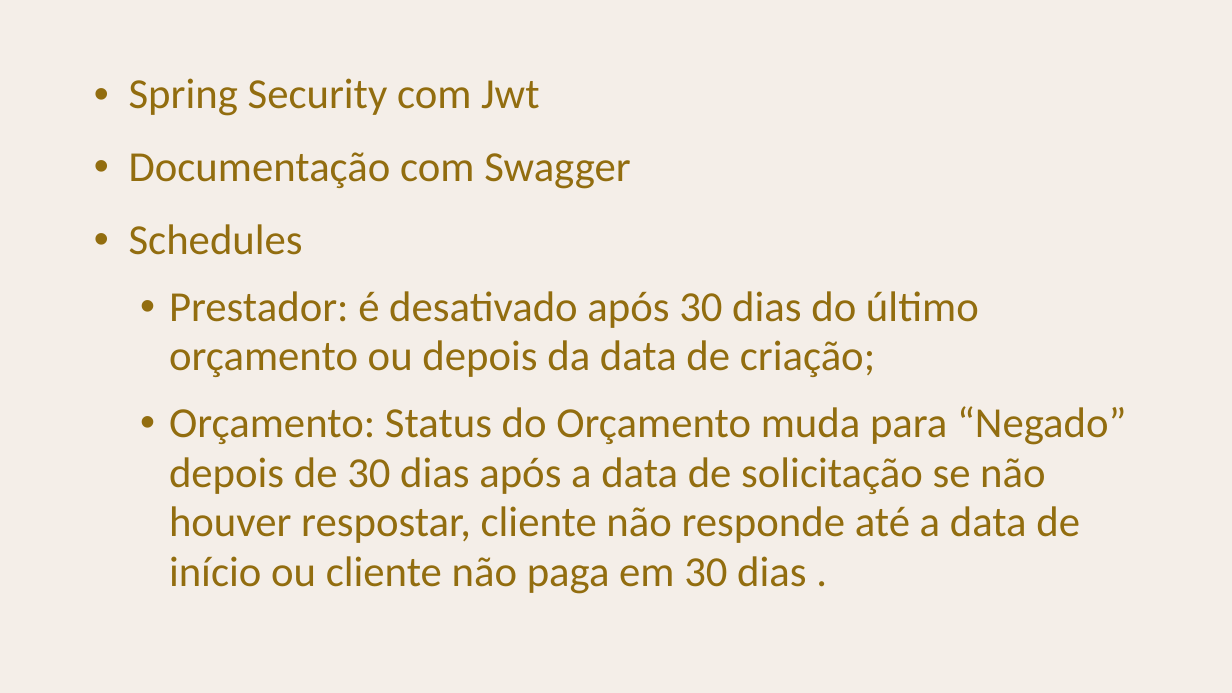
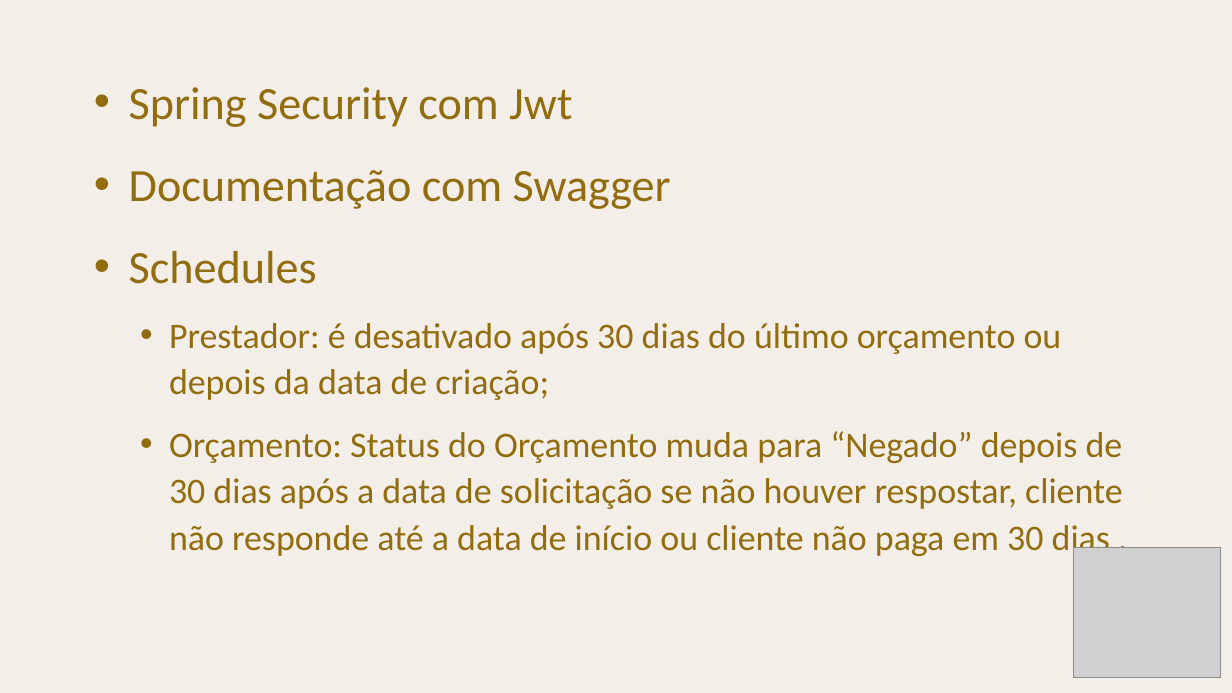
Before and after one commit to viniciusleitempergher/work2home, a slide deck: slide 5 of ApresentaçãoWork2home.pptx. Drawn at 1232x693 pixels with LibreOffice and Linux fonts; fonts in the diff are those of the drawing; grey boxes stand for pictures. Boxes give left, top, right and bottom in pixels: in the first picture for what was removed or moved away, otherwise in the second. Text is boxed around its words. In the diff, an @@ line names an element or a change of style, - is before the commit and + after.

```diff
--- a/ApresentaçãoWork2home.pptx
+++ b/ApresentaçãoWork2home.pptx
@@ text "Spring Security com Jwt" at [129, 87, 1123, 559]: size 33.3 to 36 pt in "Spring Security com Jwt", "Documentação com Swagger", "Schedules"; size 33.3 to 28 pt in "Prestador: é desativado após 30 dias do ...", "Orçamento: Status do Orçamento muda para “Negado” ..."; line spacing 0.97 to 1.07 @@
@@ picture added at [1074, 547, 1221, 677] @@
```
Also in this commit, not shown: 2 other slides changed, 2 slides added, 14 other files.
